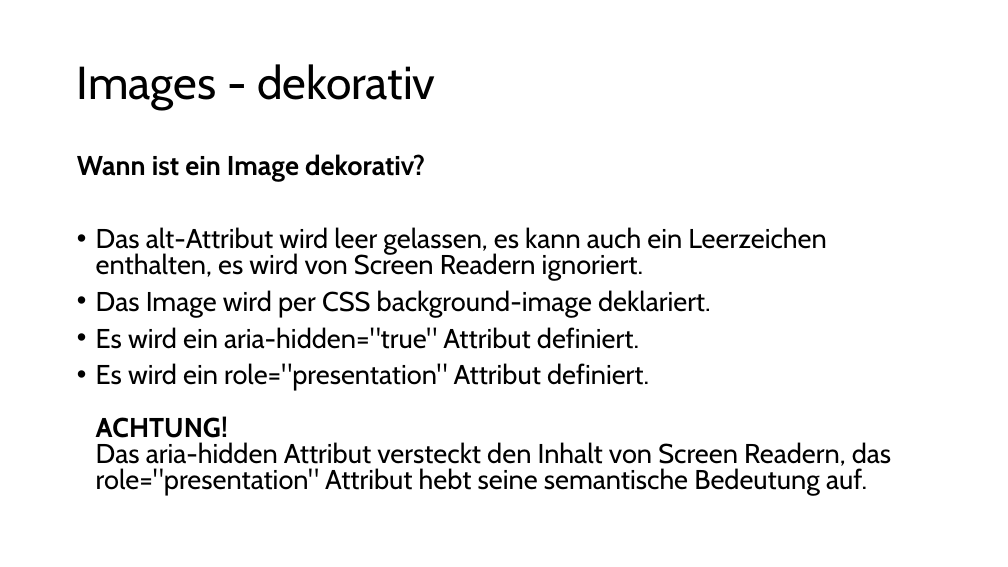
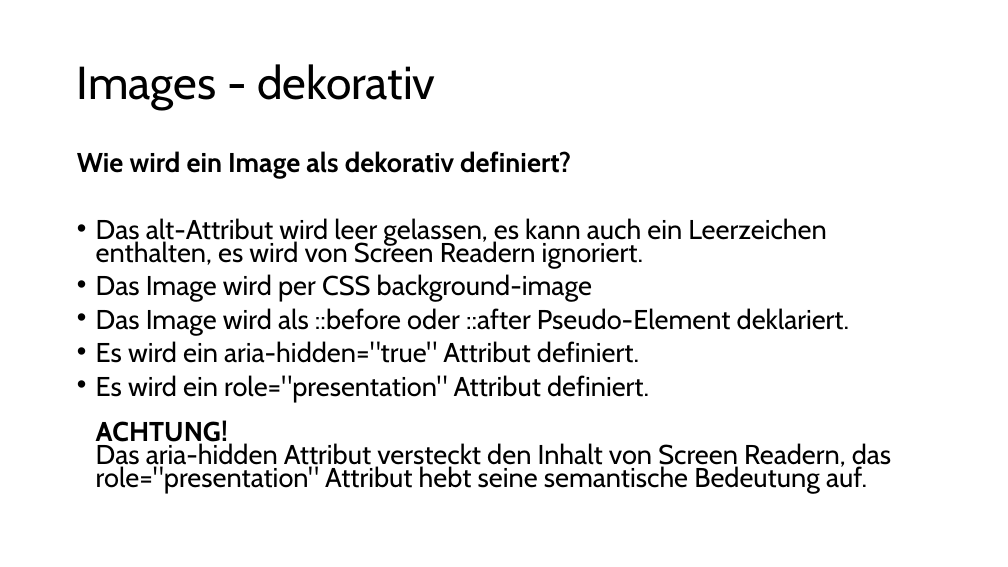
Before and after one commit to aykut-rocks/web-frontend-accessibility-training, a slide deck: slide 25 of Web-Frontend-Accessibility-03.pptx (slide 21 before the commit). Drawn at 1008x567 pixels with LibreOffice and Linux fonts; fonts in the diff are those of the drawing. Boxes give left, top, right and bottom in pixels: in the first picture for what was removed or moved away, otherwise in the second. Text is boxed around its words. In the diff, an @@ line names an element or a change of style, - is before the commit and + after.

```diff
--- a/Web-Frontend-Accessibility-03.pptx
+++ b/Web-Frontend-Accessibility-03.pptx
@@ text at (x1=77, y1=151, x2=571, y2=179): text changed @@
-Wann ist ein Image dekorativ?
+Wie wird ein Image als dekorativ definiert?
@@ text at (x1=96, y1=218, x2=891, y2=493): line spacing 0.8 to 0.7 @@
@@ text at (x1=96, y1=274, x2=850, y2=335): text changed @@
-• Das Image wird per CSS background-image deklariert.
+• Das Image wird per CSS background-image
+• Das Image wird als ::before oder ::after Pseudo-Element deklariert.
```
Also in this commit, not shown: 7 other slides changed, 13 slides added.
